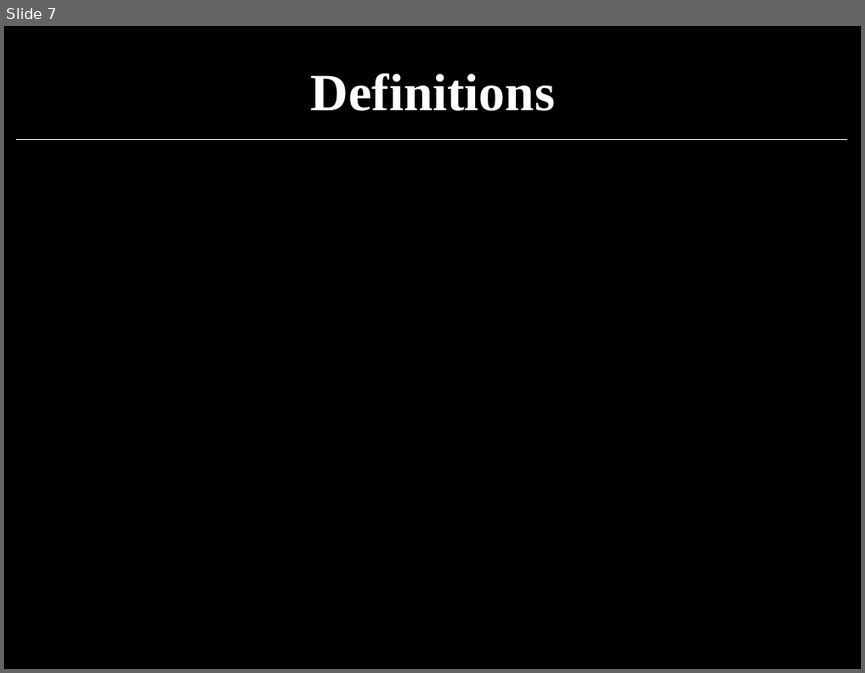
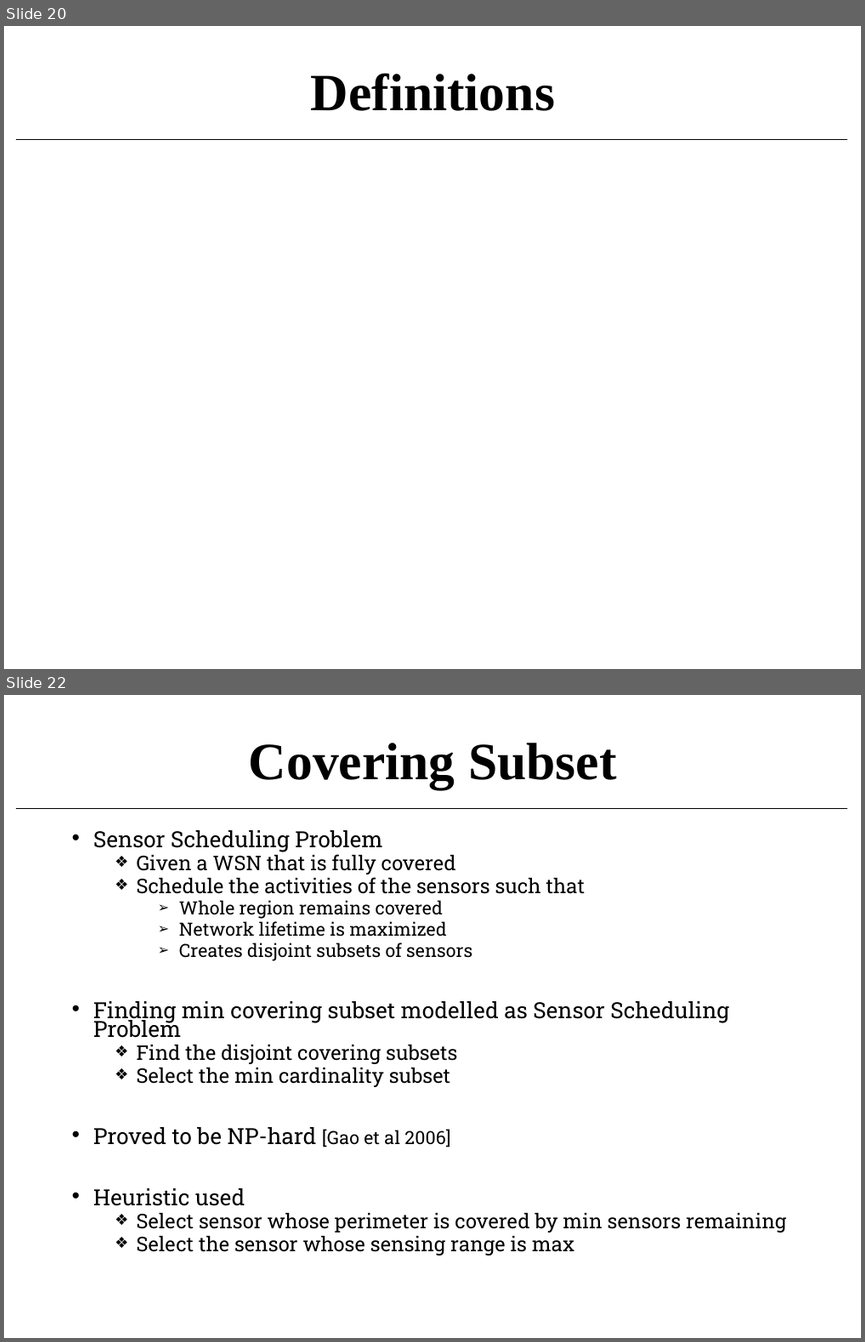
Before and after one commit to j4yd33p/MTP, a slide deck: MTP/Thesis/JBR_PPT.pptx. Shown one above the other, each under a label of ours: slide 7 before the commit, slides 20 and 22 after it; the slides between them are not shown. The pictures are 865x673 and 865x1342 pixels, drawn with LibreOffice and Linux fonts; fonts in the diff are those of the drawing; grey boxes stand for pictures. Boxes give left, top, right and bottom in pixels: in the first picture for what was removed or moved away, otherwise in the second. Text is boxed around its words. In the diff, an @@ line names an element or a change of style, - is before the commit and + after.

```diff
--- a/MTP/Thesis/JBR_PPT.pptx
+++ b/MTP/Thesis/JBR_PPT.pptx
@@ slide 22 added at (4,695,861,1338), background #FFFFFF; not listed: 1 template element that a slide beside it also shows @@
@@ title added at (249,743,617,789), 44 pt, text #000000, bold @@
+Covering Subset
@@ text added at (93,830,786,1255), 17 pt, text #000000 @@
+• Sensor Scheduling Problem
+  ❖ Given a WSN that is fully covered
+  ❖ Schedule the activities of the sensors such that
+    ➢ Whole region remains covered
+    ➢ Network lifetime is maximized
+    ➢ Creates disjoint subsets of sensors
+• Finding min covering subset modelled as Sensor Scheduling Problem
+  ❖ Find the disjoint covering subsets
+  ❖ Select the min cardinality subset
+• Proved to be NP-hard [Gao et al 2006]
+• Heuristic used
+  ❖ Select sensor whose perimeter is covered by min sensors remaining
+  ❖ Select the sensor whose sensing range is max
@@ what was slide 7 is now slide 20 @@
@@ slide 20 changed as well @@
@@ background #000000 to #FFFFFF @@
@@ title "Definitions" at (311,73,555,111): text colour #FFFFFF to #000000 @@
@@ line (16, 139) - (847, 139): stroke #FFFFFF 0.5 pt to #000000 0.5 pt @@
```
Also in this commit, not shown: 10 other slides changed, 14 other slides added, 8 slides removed, 6 other files.
